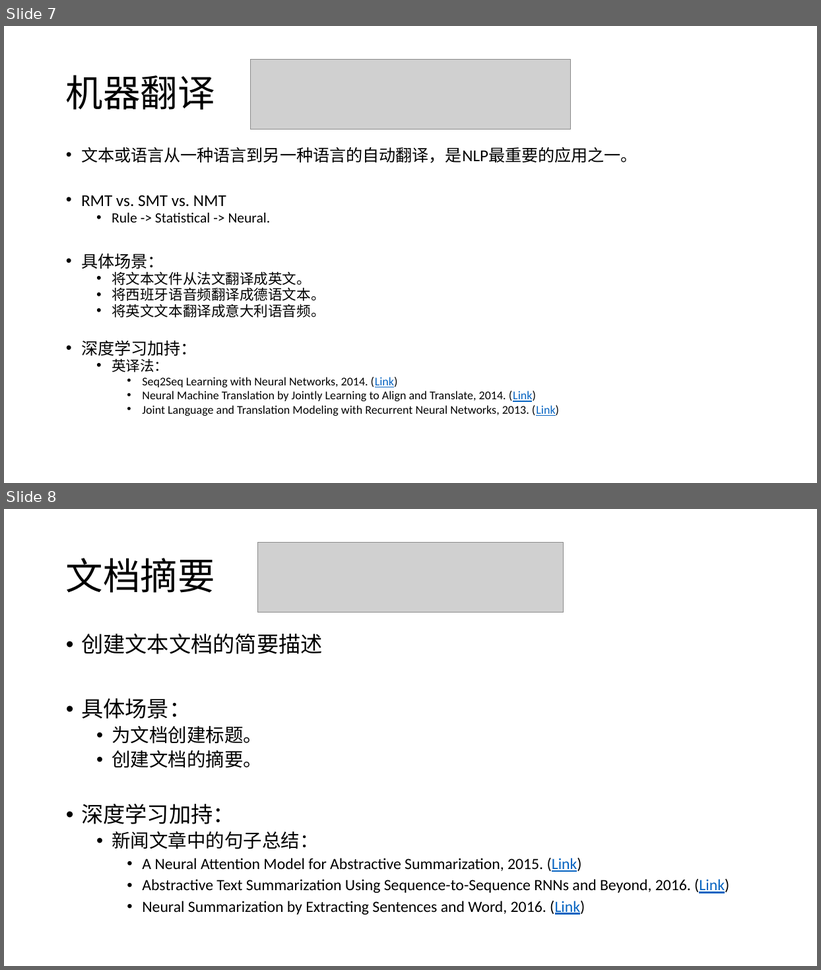
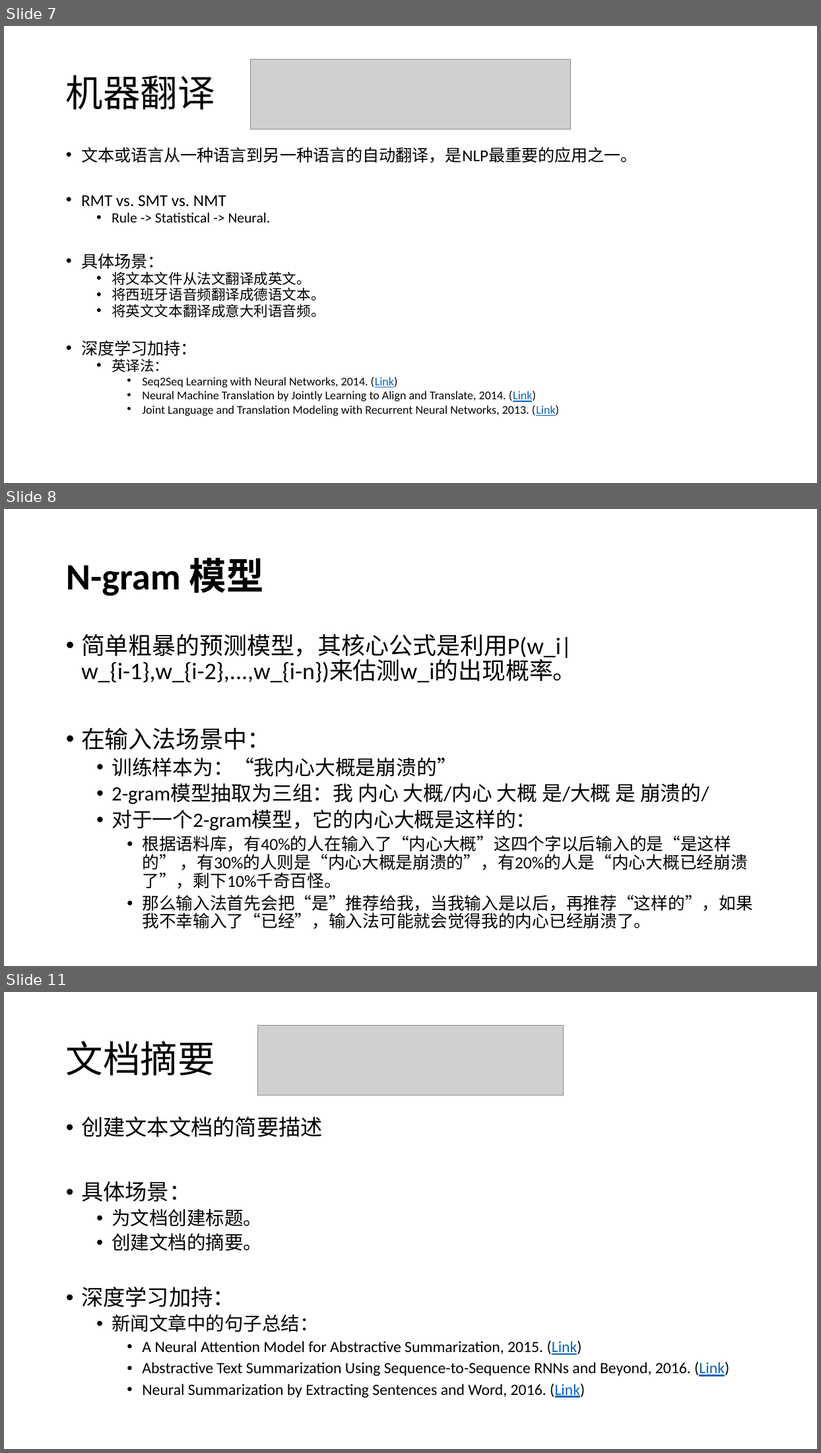
Before and after one commit to foamliu/Learning-DL, a slide deck: nlp/Applications.pptx. Shown one above the other, each under a label of ours: slides 7 and 8 before the commit, slides 7, 8 and 11 after it; the slides between them are not shown. The pictures are 821x970 and 821x1453 pixels, drawn with LibreOffice and Linux fonts; fonts in the diff are those of the drawing; grey boxes stand for pictures. Boxes give left, top, right and bottom in pixels: in the first picture for what was removed or moved away, otherwise in the second. Text is boxed around its words. In the diff, an @@ line names an element or a change of style, - is before the commit and + after.

Commit message:
update deck

```diff
--- a/nlp/Applications.pptx
+++ b/nlp/Applications.pptx
@@ slide 8 added at box(4, 509, 817, 966), background #FFFFFF @@
@@ title added at box(66, 558, 264, 596), 44 pt, text #000000, bold @@
+N-gram 模型
@@ text added at box(81, 634, 752, 929), 20 pt, text #000000 @@
+• 简单粗暴的预测模型，其核心公式是利用P(w_i|w_{i-1},w_{i-2},...,w_{i-n})来估测w_i的出现概率。
+• 在输入法场景中：
+  • 训练样本为：“我内心大概是崩溃的”
+  • 2-gram模型抽取为三组：我 内心 大概/内心 大概 是/大概 是 崩溃的/
+  • 对于一个2-gram模型，它的内心大概是这样的：
+    • 根据语料库，有40%的人在输入了“内心大概”这四个字以后输入的是“是这样的” ，有30%的人则是“内心大概是崩溃的”，有20%的人是“内心大概已经崩溃了”，剩下10%千奇百怪。
+    • 那么输入法首先会把“是”推荐给我，当我输入是以后，再推荐“这样的”，如果我不幸输入了“已经”，输入法可能就会觉得我的内心已经崩溃了。
@@ what was slide 8 is now slide 11 @@
```
Also in this commit, not shown: 2 other slides added, 1 other file.
